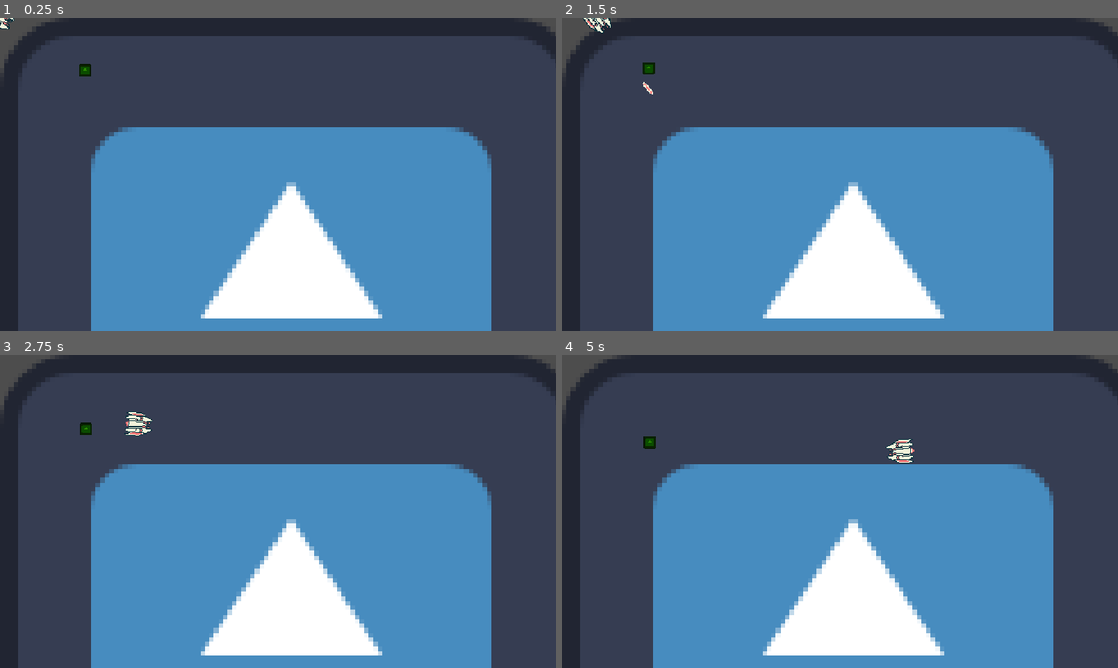
Above: before the commit, frames 1-4 (two rows, left to right).
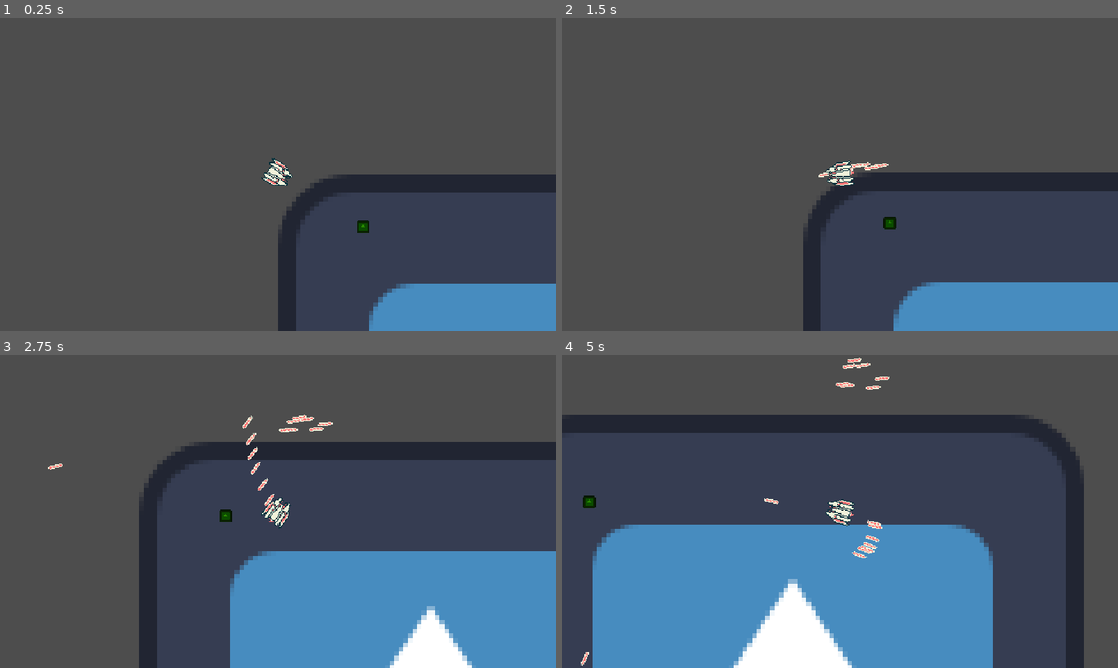
Above: after the commit, the same moments.

Repository: ungoabi/GMTK-GameJam-2026
Game: Godot game, scene res://scenes/main/main.tscn
Same seed, same stepped clock (60 frames per second), same inputs: the game is played once before the commit and once after it. The engine's default icon, where the game draws it, is replaced by a stand-in: a white triangle on a blue panel in a dark square.
Inputs (mouse positions are in pixels of both pictures, inside the frame that each line leads up to):
- Up to frame 1 (0.25 s): no input
- Up to frame 2 (1.5 s): tap Enter at 0.5 s; move the mouse to (962, 158) at 0.52 s; press the mouse at (962, 158) at 0.53 s; hold D (move_right) 0.53-1.28 s; move the mouse to (728, 190) at 1.27 s; release the mouse at (728, 190) at 1.28 s; hold S (move_down) from 1.28 s (still down); click (728, 190) at 1.35 s
- Up to frame 3 (2.75 s): move the mouse to (333, 442) at 2.02 s; release S (move_down) at 2.03 s; press the mouse at (333, 442) at 2.03 s; hold D (move_right) from 2.03 s (still down)
- Up to frame 4 (5 s): move the mouse to (812, 574) at 2.77 s; release D (move_right) at 2.78 s; release the mouse at (812, 574) at 2.78 s; hold W (move_up) 2.78-3.53 s; click (812, 574) at 2.85 s; move the mouse to (1006, 558) at 3.52 s; press the mouse at (1006, 558) at 3.53 s; hold A (move_left) from 3.53 s (still down); move the mouse to (673, 464) at 4.27 s; release the mouse at (673, 464) at 4.28 s; click (673, 464) at 4.35 s

The runs differ from the first frame. In frame 1, 55% of the frame differs, in the area x 0-100%, y 0-100%; in frame 2, 54%; in frame 3, 55%; in frame 4, 48%.

Commit message:
huge overhaul

Diff:
--- a/project.godot
+++ b/project.godot
@@ -21,7 +21,7 @@
 
 [autoload]
 
-Audio="*uid://dm14r8sfakh3b"
+Audio="*uid://dorj4qkvog5l7"
 
 [display]
 
--- a/scenes/main/main.tscn
+++ b/scenes/main/main.tscn
@@ -20,6 +20,8 @@
 
 [node name="Civilian" parent="World/Entity" unique_id=2128872988 instance=ExtResource("3_k2fmo")]
 position = Vector2(96, 61)
+
+[node name="Projectiles" type="Node2D" parent="World/Entity" unique_id=845012577]
 
 [node name="Effect" type="Node2D" parent="World" unique_id=1015931991]
 
--- /dev/null
+++ b/scenes/player/animation.gd
@@ -0,0 +1,21 @@
+extends Node
+
+
+@onready var animation_player: AnimationPlayer = $AnimationPlayer
+@onready var body: CharacterBody2D = get_parent()
+
+
+func animate() -> void:
+	set_animation()
+	look_at_mouse()
+
+
+func set_animation() -> void:
+	if body.input_direction:
+		animation_player.play("boost")
+	else:
+		animation_player.play("idle")
+
+
+func look_at_mouse() -> void:
+	body.look_at(body.get_global_mouse_position())
--- a/scenes/player/laser.gd
+++ /dev/null
@@ -1,29 +0,0 @@
-extends Area2D
-
-var travelled_distance=0
-
-@export var speed:int = 100
-@export var range:int = 1000
-
-func _physics_process(delta: float):
-
-	#Telling the laser to move and rotate appropriately
-	var direction = Vector2.RIGHT.rotated(rotation)
-	position += direction * speed * delta
-
-	travelled_distance += speed * delta
-
-	#Destroys the laser when it travels outside its range
-	if travelled_distance > range:
-		queue_free()
-		#print("laser destroyed due to range")
-
-#Detecting collisions and telling objects with the "take_damage" function to take damage when a collision occurs
-#This function is broken right now, should be checking for characterbody2d possibly?
-func _on_area_entered(area: Node2D):
-
-	if area.has_method("take_damage"):
-		area.take_damage(5)
-
-	queue_free()
-	print("laser destroyed in collision")
--- a/scenes/player/laser.tscn
+++ /dev/null
@@ -1,22 +0,0 @@
-[gd_scene format=3 uid="uid://uyt8wrd0lh5j"]
-
-[ext_resource type="Script" uid="uid://b5lsr3nqmgkv" path="res://scenes/player/laser.gd" id="1_2rkbe"]
-[ext_resource type="Texture2D" uid="uid://b7m55gqjlq70p" path="res://assets/sprites/player/Laser.png" id="2_xyo3k"]
-
-[sub_resource type="CapsuleShape2D" id="CapsuleShape2D_wtj55"]
-radius = 2.0
-height = 20.0
-
-[node name="Laser" type="Area2D" unique_id=1353290650]
-top_level = true
-script = ExtResource("1_2rkbe")
-speed = 900
-
-[node name="CollisionShape2D" type="CollisionShape2D" parent="." unique_id=910357434]
-position = Vector2(-1, 4.371139e-08)
-rotation = 1.5707964
-shape = SubResource("CapsuleShape2D_wtj55")
-
-[node name="Sprite2D" type="Sprite2D" parent="." unique_id=783019394]
-rotation = -1.5707964
-texture = ExtResource("2_xyo3k")
--- a/scenes/player/player.gd
+++ b/scenes/player/player.gd
@@ -2,50 +2,30 @@
 
 
 @onready var movement: Movement = $Movement
-@onready var animation: AnimationPlayer = $%AnimationPlayer
-@onready var sprite: Sprite2D = $%Sprite2D
-@onready var laser_spawn: Marker2D = $%LaserSpawn
-@onready var audio_player: AudioStreamPlayer2D = $AudioStreamPlayer2D
-@onready var cooldown_timer: Timer = $%ShootCooldown
+@onready var animation: Node = $Animation
+@onready var weapons: Node = $Weapons
 
 var input_direction: Vector2 = Vector2.ZERO
-var can_shoot: bool = true
+var input_shoot: bool = false
+
 
 func _physics_process(delta: float) -> void:
 	_gather_input()
 	movement.process_movement(input_direction, delta)
+	if input_shoot:
+		_shoot_weapons()
 	move_and_slide()
 
-	#Checking if there is an input direction to play/stop the boost animation
-	if input_direction:
-		animation.play("boost")
-	else:
-		animation.stop()
-		sprite.frame = 7
 
-	#Code to make the ship look at the mouse during gameplay
-	var mouse_position = get_global_mouse_position()
-	look_at(mouse_position)
+func _process(_delta: float) -> void:
+	animation.animate()
 
-	#Detecting the shoot input
-	if Input.is_action_just_pressed("shoot") and can_shoot:
-		shoot()
 
 func _gather_input() -> void:
 	input_direction = Input.get_vector("move_left", "move_right", "move_up", "move_down")
+	input_shoot = Input.is_action_pressed("shoot")
 
-#function to shoot a laser and activate the cooldown timer
-func shoot() -> void:
-	can_shoot = false
-	cooldown_timer.start()
-	const LASER = preload("res://scenes/player/laser.tscn")
-	var new_laser = LASER.instantiate()
-	new_laser.global_position = laser_spawn.global_position
-	new_laser.global_rotation = laser_spawn.global_rotation
-	laser_spawn.add_child(new_laser)
-	%AudioStreamPlayer2D.play()
-	#print("laser created")
 
-#allowing the player to shoot when the cooldown timer is expired
-func _on_shoot_cooldown_timeout() -> void:
-	can_shoot=true
+func _shoot_weapons() -> void:
+	for weapon: Weapon in weapons.get_children():
+		weapon.shoot()
--- a/scenes/player/player.tscn
+++ b/scenes/player/player.tscn
@@ -3,7 +3,8 @@
 [ext_resource type="Script" uid="uid://q4qnedni5a7w" path="res://scenes/player/player.gd" id="1_dovo2"]
 [ext_resource type="PackedScene" uid="uid://xmjmw0jhintb" path="res://scenes/components/movement/movement.tscn" id="2_gmlin"]
 [ext_resource type="Texture2D" uid="uid://bkvhex1r1tbrc" path="res://assets/sprites/player/Player_spritesheet.png" id="2_lvxji"]
-[ext_resource type="AudioStream" uid="uid://b1cei4nh7wn7x" path="res://assets/audio/sfx/Pew.wav" id="4_lvxji"]
+[ext_resource type="Script" uid="uid://cdvghh2nxpo6v" path="res://scenes/player/animation.gd" id="4_p47bc"]
+[ext_resource type="PackedScene" uid="uid://dkg83xonn0s1c" path="res://scenes/weapons/laser_gun.tscn" id="5_p47bc"]
 
 [sub_resource type="CircleShape2D" id="CircleShape2D_rs74b"]
 
@@ -39,10 +40,26 @@
 "values": [0, 1, 2]
 }
 
+[sub_resource type="Animation" id="Animation_0owmy"]
+resource_name = "idle"
+tracks/0/type = "value"
+tracks/0/imported = false
+tracks/0/enabled = true
+tracks/0/path = NodePath("Sprite2D:frame")
+tracks/0/interp = 1
+tracks/0/loop_wrap = true
+tracks/0/keys = {
+"times": PackedFloat32Array(0),
+"transitions": PackedFloat32Array(1),
+"update": 1,
+"values": [7]
+}
+
 [sub_resource type="AnimationLibrary" id="AnimationLibrary_0owmy"]
 _data = {
 &"RESET": SubResource("Animation_75vfm"),
-&"boost": SubResource("Animation_p47bc")
+&"boost": SubResource("Animation_p47bc"),
+&"idle": SubResource("Animation_0owmy")
 }
 
 [node name="Player" type="CharacterBody2D" unique_id=457442979]
@@ -50,7 +67,6 @@
 script = ExtResource("1_dovo2")
 
 [node name="Sprite2D" type="Sprite2D" parent="." unique_id=148868581]
-unique_name_in_owner = true
 texture_filter = 1
 rotation = 1.5707964
 texture = ExtResource("2_lvxji")
@@ -60,24 +76,19 @@
 visible = false
 shape = SubResource("CircleShape2D_rs74b")
 
+[node name="Camera2D" type="Camera2D" parent="." unique_id=1087404782]
+
+[node name="Weapons" type="Node2D" parent="." unique_id=308187891]
+
+[node name="LaserGun" parent="Weapons" unique_id=1938063594 instance=ExtResource("5_p47bc")]
+
 [node name="Movement" parent="." unique_id=1935556351 instance=ExtResource("2_gmlin")]
 deceleration = 150.0
 
-[node name="AnimationPlayer" type="AnimationPlayer" parent="." unique_id=236606133]
-unique_name_in_owner = true
+[node name="Animation" type="Node" parent="." unique_id=1387252864]
+script = ExtResource("4_p47bc")
+
+[node name="AnimationPlayer" type="AnimationPlayer" parent="Animation" unique_id=236606133]
+root_node = NodePath("../..")
 libraries/ = SubResource("AnimationLibrary_0owmy")
-
-[node name="LaserSpawn" type="Marker2D" parent="." unique_id=2052690699]
-unique_name_in_owner = true
-position = Vector2(15, 0)
-
-[node name="AudioStreamPlayer2D" type="AudioStreamPlayer2D" parent="." unique_id=1178205511]
-unique_name_in_owner = true
-stream = ExtResource("4_lvxji")
-volume_db = -10.0
-
-[node name="ShootCooldown" type="Timer" parent="." unique_id=1871097136]
-unique_name_in_owner = true
-wait_time = 0.5
-
-[connection signal="timeout" from="ShootCooldown" to="." method="_on_shoot_cooldown_timeout"]
+autoplay = &"idle"
--- /dev/null
+++ b/scenes/weapons/laser_gun.gd
@@ -0,0 +1,10 @@
+extends Weapon
+
+
+func _spawn_projectile(marker: Marker2D) -> void:
+	var offset: float = _random_offset(0.1)
+	var new_projectile: Projectile = projectile_scene.instantiate() as Projectile
+	projectile_container.add_child(new_projectile)
+	new_projectile.global_position = marker.global_position
+	new_projectile.global_rotation = marker.global_rotation + offset
+	new_projectile.direction = Vector2.RIGHT.rotated(marker.global_rotation + offset)
--- /dev/null
+++ b/scenes/weapons/laser_gun.tscn
@@ -0,0 +1,12 @@
+[gd_scene format=3 uid="uid://dkg83xonn0s1c"]
+
+[ext_resource type="PackedScene" uid="uid://ch7dvsn757ra7" path="res://scenes/weapons/weapon.tscn" id="1_12ilx"]
+[ext_resource type="Script" uid="uid://dexmvkkp5qlpg" path="res://scenes/weapons/laser_gun.gd" id="2_7otsp"]
+[ext_resource type="AudioStream" uid="uid://b1cei4nh7wn7x" path="res://assets/audio/sfx/Pew.wav" id="3_73kmh"]
+[ext_resource type="PackedScene" uid="uid://byxh35fivyobr" path="res://scenes/weapons/projectiles/laser/laser.tscn" id="3_n6l5x"]
+
+[node name="LaserGun" unique_id=1938063594 instance=ExtResource("1_12ilx")]
+script = ExtResource("2_7otsp")
+projectile_scene = ExtResource("3_n6l5x")
+fire_cooldown = 0.1
+weapon_sound = ExtResource("3_73kmh")
--- /dev/null
+++ b/scenes/weapons/projectiles/laser/laser.gd
@@ -0,0 +1,13 @@
+extends Projectile
+
+
+func _physics_process(delta: float) -> void:
+	_move(delta)
+
+	if traveled_distance >= travel_range:
+		queue_free()
+
+func _move(delta: float) -> void:
+	var distance: float = speed * delta
+	position += direction * distance
+	traveled_distance += distance
--- /dev/null
+++ b/scenes/weapons/projectiles/laser/laser.tscn
@@ -0,0 +1,19 @@
+[gd_scene format=3 uid="uid://byxh35fivyobr"]
+
+[ext_resource type="PackedScene" uid="uid://4cyaj452v28u" path="res://scenes/weapons/projectiles/projectile.tscn" id="1_6n5om"]
+[ext_resource type="Script" uid="uid://1np3s7mhvbj" path="res://scenes/weapons/projectiles/laser/laser.gd" id="2_q6ovb"]
+[ext_resource type="Texture2D" uid="uid://b7m55gqjlq70p" path="res://assets/sprites/projectiles/Laser.png" id="3_i2164"]
+
+[sub_resource type="RectangleShape2D" id="RectangleShape2D_nop1w"]
+size = Vector2(17, 4)
+
+[node name="Laser" unique_id=762825372 instance=ExtResource("1_6n5om")]
+script = ExtResource("2_q6ovb")
+
+[node name="CollisionShape2D" parent="." index="0" unique_id=1981816932]
+position = Vector2(-1.5, 0)
+shape = SubResource("RectangleShape2D_nop1w")
+
+[node name="Sprite2D" parent="." index="1" unique_id=644418234]
+rotation = 4.712389
+texture = ExtResource("3_i2164")
--- /dev/null
+++ b/scenes/weapons/projectiles/projectile.gd
@@ -0,0 +1,9 @@
+class_name Projectile
+extends Area2D
+
+
+@export var speed: float = 100
+@export var travel_range: float = 1000
+
+@onready var direction: Vector2 = Vector2.ZERO
+@onready var traveled_distance: float = 0
--- /dev/null
+++ b/scenes/weapons/projectiles/projectile.tscn
@@ -0,0 +1,10 @@
+[gd_scene format=3 uid="uid://4cyaj452v28u"]
+
+[ext_resource type="Script" uid="uid://dseren20wtyx" path="res://scenes/weapons/projectiles/projectile.gd" id="1_1wat7"]
+
+[node name="Projectile" type="Area2D" unique_id=762825372]
+script = ExtResource("1_1wat7")
+
+[node name="CollisionShape2D" type="CollisionShape2D" parent="." unique_id=1981816932]
+
+[node name="Sprite2D" type="Sprite2D" parent="." unique_id=644418234]
--- /dev/null
+++ b/scenes/weapons/weapon.gd
@@ -0,0 +1,34 @@
+class_name Weapon
+extends Node2D
+
+
+@export var projectile_scene: PackedScene
+@export var fire_cooldown: float = 1
+@export var weapon_sound: AudioStream
+
+@onready var projectile_spawnpoints = $ProjectileSpawnpoints
+@onready var fire_cooldown_timer: Timer = $FireCooldown
+@onready var projectile_container: Node2D = get_tree().current_scene.get_node("World/Entity/Projectiles")
+
+
+func _ready() -> void:
+	fire_cooldown_timer.wait_time = fire_cooldown
+
+
+func shoot() -> void:
+	if not fire_cooldown_timer.is_stopped():
+		return
+
+	if projectile_scene:
+		for marker: Marker2D in projectile_spawnpoints.get_children():
+			_spawn_projectile(marker)
+			Audio.play_sfx(weapon_sound)
+		fire_cooldown_timer.start()
+
+
+func _spawn_projectile(_marker: Marker2D) -> void:
+	assert(false, "_spawn_projectile() must be implemented by child classes of Weapon")
+
+
+func _random_offset(value: float) -> float:
+	return randf_range(-value, value)
--- /dev/null
+++ b/scenes/weapons/weapon.tscn
@@ -0,0 +1,13 @@
+[gd_scene format=3 uid="uid://ch7dvsn757ra7"]
+
+[ext_resource type="Script" uid="uid://dej0024n3tv8y" path="res://scenes/weapons/weapon.gd" id="1_nqevj"]
+
+[node name="Weapon" type="Node2D" unique_id=1938063594]
+script = ExtResource("1_nqevj")
+
+[node name="ProjectileSpawnpoints" type="Node2D" parent="." unique_id=90316817]
+
+[node name="Marker2D" type="Marker2D" parent="ProjectileSpawnpoints" unique_id=369726917]
+
+[node name="FireCooldown" type="Timer" parent="." unique_id=1145375820]
+one_shot = true
Renamed: assets/sprites/player/Laser.png -> assets/sprites/projectiles/Laser.png
Not shown, changed: assets/sprites/projectiles/Laser.png.import
Not shown, added: scenes/player/animation.gd.uid
Not shown, removed: scenes/player/laser.gd.uid
Not shown, added: scenes/weapons/laser_gun.gd.uid
Not shown, added: scenes/weapons/projectiles/laser/laser.gd.uid
Not shown, added: scenes/weapons/projectiles/projectile.gd.uid
Not shown, added: scenes/weapons/weapon.gd.uid
